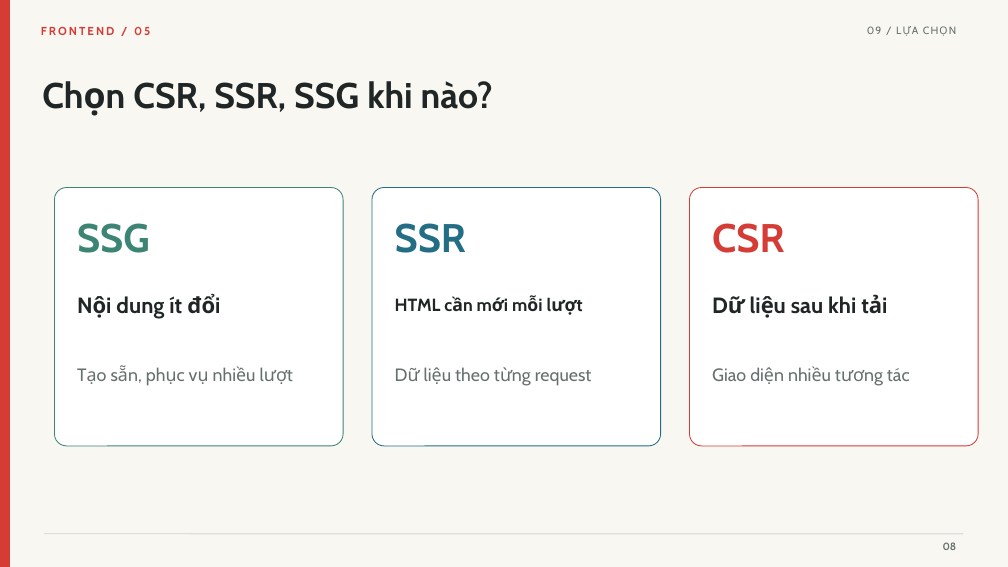
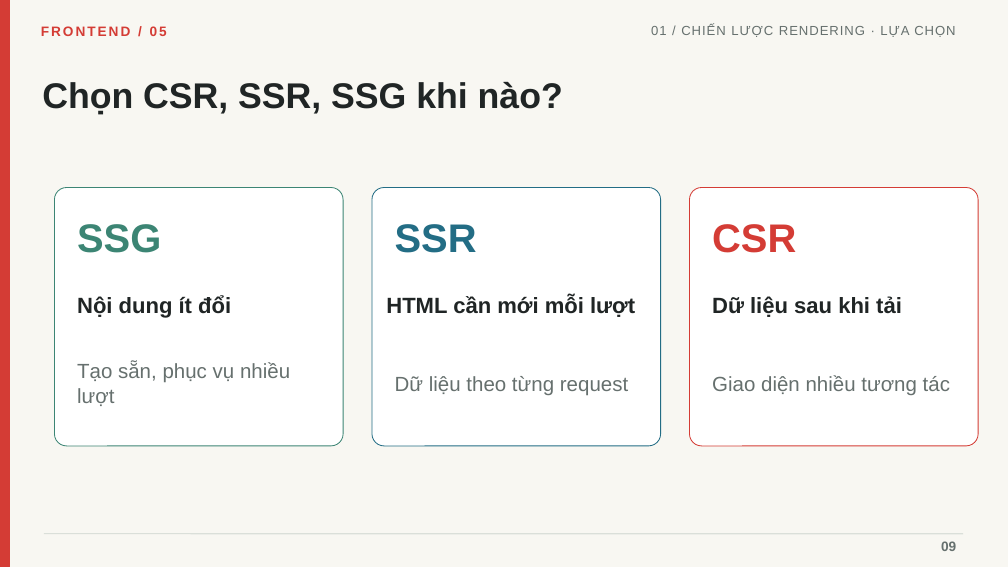
Before and after one commit to linhtn-spec/seminar-nextjs, a slide deck: slide 9 of Seminar_05_Frontend_Roadmap_Tieng_Viet_Da_Chinh_Sua.pptx (slide 8 before the commit). Drawn at 1008x567 pixels with LibreOffice and Linux fonts; fonts in the diff are those of the drawing. Boxes give left, top, right and bottom in pixels: in the first picture for what was removed or moved away, otherwise in the second. Text is boxed around its words. In the diff, an @@ line names an element or a change of style, - is before the commit and + after.

```diff
--- a/Seminar_05_Frontend_Roadmap_Tieng_Viet_Da_Chinh_Sua.pptx
+++ b/Seminar_05_Frontend_Roadmap_Tieng_Viet_Da_Chinh_Sua.pptx
@@ text "FRONTEND / 05" at box(41, 26, 167, 36): size 11 to 13 pt, font Cabin to Arial @@
@@ text at box(651, 25, 955, 37): text changed; size 10 to 12.5 pt; font Cabin to Arial @@
-09 / LỰA CHỌN
+01 / CHIẾN LƯỢC RENDERING · LỰA CHỌN
@@ text "HTML cần mới mỗi lượt": place and size @@
-text "HTML cần mới mỗi lượt" at box(395, 298, 441, 311)
+text "HTML cần mới mỗi lượt" at box(386, 295, 635, 317)
@@ text "HTML cần mới mỗi lượt" at box(386, 295, 635, 317): size 16.8 to 21 pt, font Cabin to Arial @@
@@ font Cabin to Arial in 6 elements at box(42, 82, 563, 115), box(77, 224, 161, 253), box(77, 295, 231, 318), box(395, 224, 477, 253), box(712, 224, 796, 253), box(712, 296, 902, 317) @@
@@ size 17 to 19.5 pt, font Cabin to Arial in 3 elements at box(77, 362, 290, 406), box(395, 376, 628, 395), box(712, 375, 950, 395) @@
@@ text added at box(941, 541, 956, 551), 13 pt, text #66706E, bold @@
+09
@@ text removed at box(943, 542, 957, 550) @@
-08
```
Also in this commit, not shown: 23 other slides changed, 3 slides added, 6 other files.
